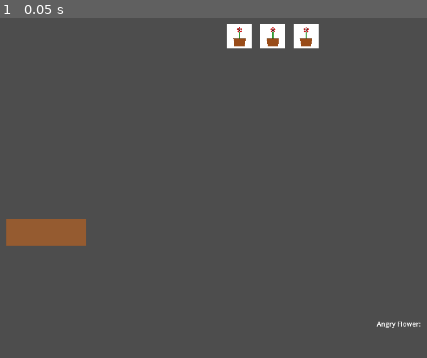
Above: before the commit, frame 1.
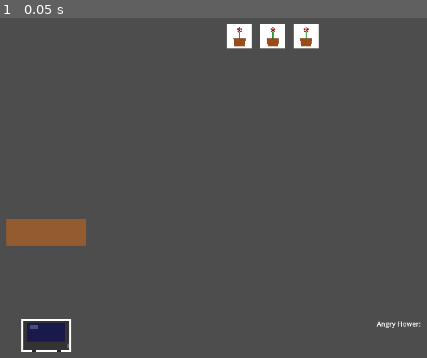
Above: after the commit, the same moment.

Repository: josephkadar-droid/TilePuzzleGame
Game: Godot game, scene res://GameManager.tscn
Two runs of this game, one before a commit and one after it. Both use one fixed random seed, a clock stepped at 60 frames per second and the inputs below.
Inputs:
- Up to frame 1 (0.05 s): no input

The runs differ from the first frame. In frame 1, 1.1% of the frame differs, in the area x 4-17%, y 88-99%.

Commit message:
updates to fuckable items

Diff:
--- a/DraggableItem.gd
+++ b/DraggableItem.gd
@@ -31,8 +31,9 @@
 	# Enable input
 	input_pickable = true
 
-	original_position = position
 	original_parent = get_parent()
+	original_position = original_parent.position
+	print("og pos: ", original_position)
 	print("=== DraggableItem setup complete ===")
 
 func create_item_texture() -> ImageTexture:
--- a/GameManager.gd
+++ b/GameManager.gd
@@ -46,15 +46,11 @@
 
 	create_tomfoolery_area(current_level_node.get_fuckable_items())
 
-func create_tomfoolery_area(fuckable_items: Array[TFuckableItem]):
+func create_tomfoolery_area(fuckable_items: Array[FuckableItem]):
 	var tomfools = TomfooleryArea.new()
 
 	for fuckable_item in fuckable_items:
-		match fuckable_item.name:
-			"tv":
-				var tv = TV.new()
-				tomfools.add_child(tv)
-				tv.position = Vector2(736, 800)
+		tomfools.add_child(fuckable_item)
 
 	current_level_node.add_child(tomfools)
 
--- a/Level.gd
+++ b/Level.gd
@@ -89,5 +89,5 @@
 	# Override in specific levels
 	return []
 
-func get_fuckable_items() -> Array[TFuckableItem]:
+func get_fuckable_items() -> Array[FuckableItem]:
 	return []
--- a/Level1.gd
+++ b/Level1.gd
@@ -5,7 +5,7 @@
 		InventoryItem.new("angry_flower", 3)
 	]
 
-func get_fuckable_items() -> Array[TFuckableItem]:
+func get_fuckable_items() -> Array[FuckableItem]:
 	return [
-		TFuckableItem.new("tv", 1)
+		TV.new()
 	]
--- /dev/null
+++ b/PlaceableObject.tscn
@@ -0,0 +1,6 @@
+[gd_scene load_steps=2 format=3 uid="uid://b8nqbaxqettlf"]
+
+[ext_resource type="Script" path="res://PlaceableObject.gd" id="1_5txml"]
+
+[node name="PlaceableObject" type="Node2D"]
+script = ExtResource("1_5txml")
--- a/TFuckableItem.gd
+++ b/TFuckableItem.gd
@@ -3,6 +3,6 @@
 var name: String
 var quantity: int
 
-func _init(name: String, quantity: int):
-	name = name
-	quantity = quantity
+func _init(_name: String, _quantity: int):
+	name = _name
+	quantity = _quantity
--- a/TV.gd
+++ b/TV.gd
@@ -12,6 +12,7 @@
 # INITIALIZATION - creates the TV sprite when scene loads
 func _ready():
 	print("=== TV _ready() called ===")
+	position = Vector2(736, 920)
 	create_tv_sprite()
 	create_collision_shape()
 
